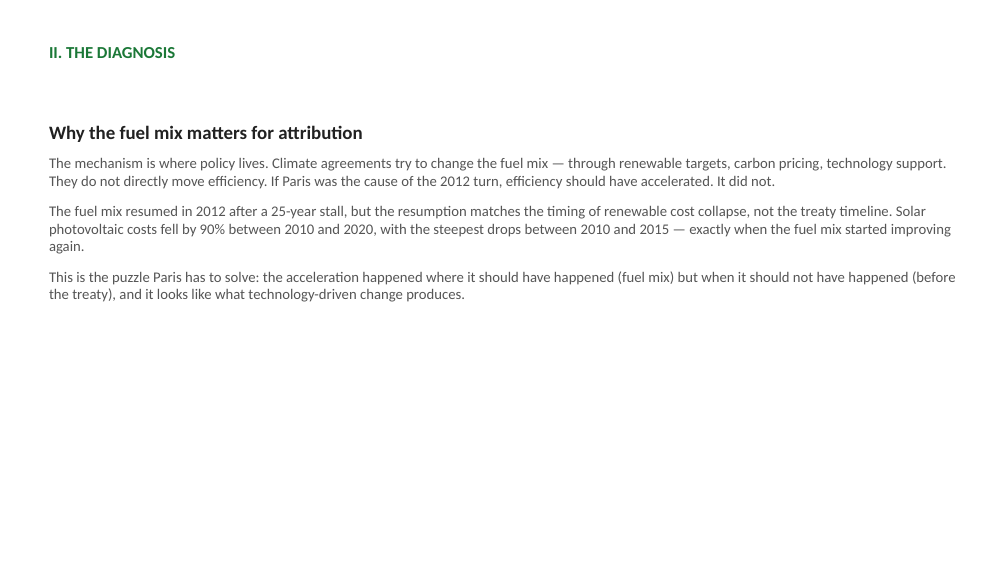
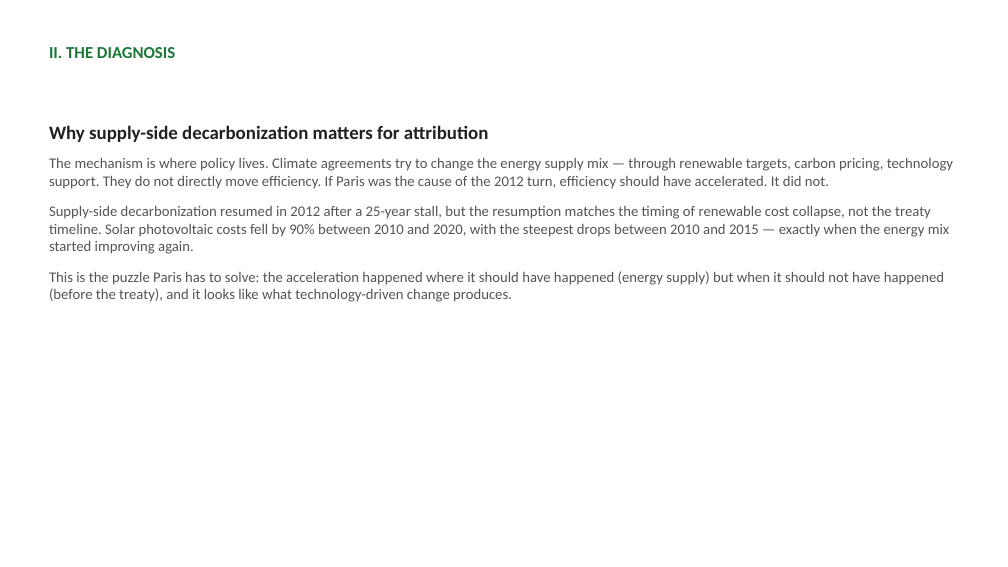
Before and after one commit to cwejnert/HDI-Happiness, a slide deck: slide 9 of carbon_breakpoints_takeaway_figures/paris_at_ten_narrative_deck.pptx. Drawn at 1008x567 pixels with LibreOffice and Linux fonts; fonts in the diff are those of the drawing. Boxes give left, top, right and bottom in pixels: in the first picture for what was removed or moved away, otherwise in the second. Text is boxed around its words. In the diff, an @@ line names an element or a change of style, - is before the commit and + after.

```diff
--- a/carbon_breakpoints_takeaway_figures/paris_at_ten_narrative_deck.pptx
+++ b/carbon_breakpoints_takeaway_figures/paris_at_ten_narrative_deck.pptx
@@ text at <box>49,125,953,302</box>: text changed @@
-Why the fuel mix matters for attribution
-The mechanism is where policy lives. Climate agreements try to change the fuel mix — through renewable targets, carbon pricing, technology support. They do not directly move efficiency. If Paris was the cause of the 2012 turn, efficiency should have accelerated. It did not.
-The fuel mix resumed in 2012 after a 25-year stall, but the resumption matches the timing of renewable cost collapse, not the treaty timeline. Solar photovoltaic costs fell by 90% between 2010 and 2020, with the steepest drops between 2010 and 2015 — exactly when the fuel mix started improving again.
-This is the puzzle Paris has to solve: the acceleration happened where it should have happened (fuel mix) but when it should not have happened (before the treaty), and it looks like what technology-driven change produces.
+Why supply-side decarbonization matters for attribution
+The mechanism is where policy lives. Climate agreements try to change the energy supply mix — through renewable targets, carbon pricing, technology support. They do not directly move efficiency. If Paris was the cause of the 2012 turn, efficiency should have accelerated. It did not.
+Supply-side decarbonization resumed in 2012 after a 25-year stall, but the resumption matches the timing of renewable cost collapse, not the treaty timeline. Solar photovoltaic costs fell by 90% between 2010 and 2020, with the steepest drops between 2010 and 2015 — exactly when the energy mix started improving again.
+This is the puzzle Paris has to solve: the acceleration happened where it should have happened (energy supply) but when it should not have happened (before the treaty), and it looks like what technology-driven change produces.
```
Also in this commit, not shown: 3 other slides changed, 2 other files.
